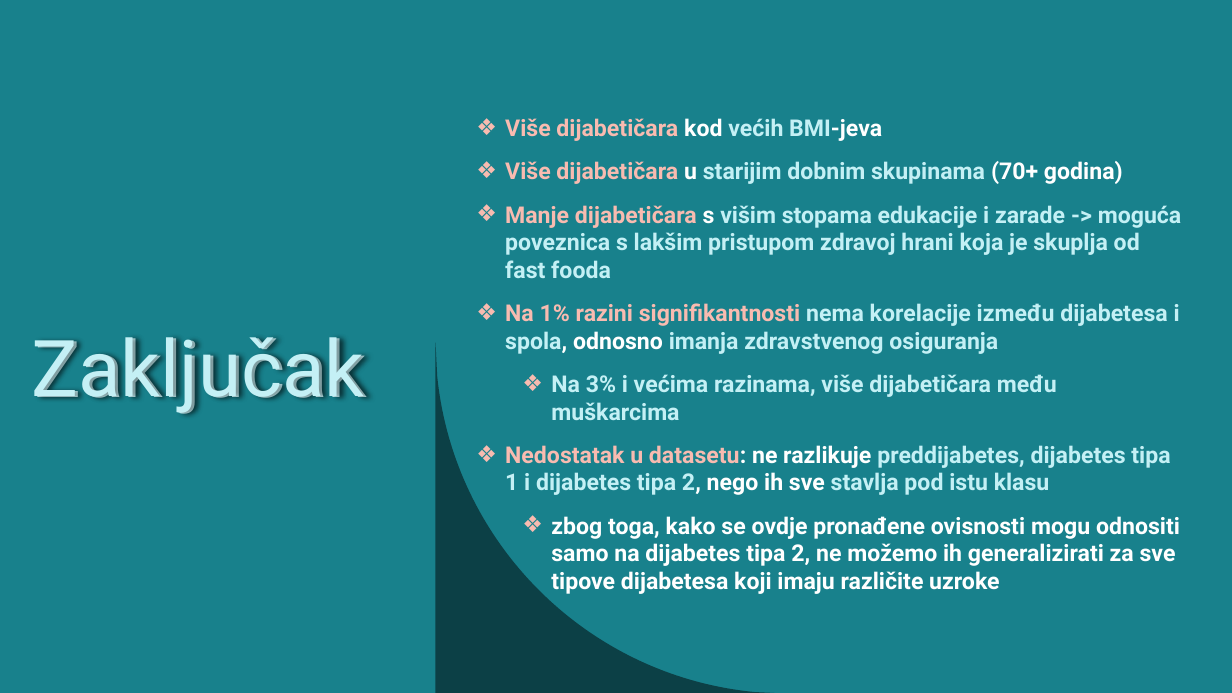
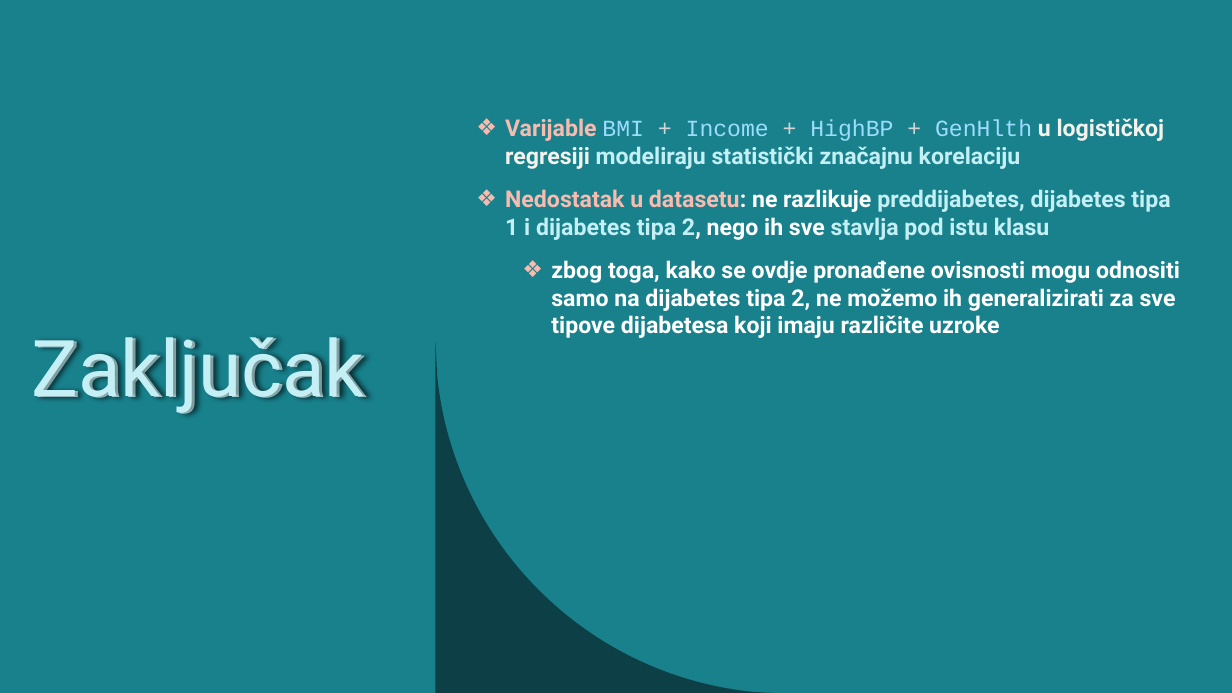
Before and after one commit to jfletcher20/diabetes-health-indicators-analysis, a slide deck: slide 25 of documentation/documentation.pptx. Drawn at 1232x693 pixels with LibreOffice and Linux fonts; fonts in the diff are those of the drawing. Boxes give left, top, right and bottom in pixels: in the first picture for what was removed or moved away, otherwise in the second. Text is boxed around its words. In the diff, an @@ line names an element or a change of style, - is before the commit and + after.

```diff
--- a/documentation/documentation.pptx
+++ b/documentation/documentation.pptx
@@ text at [505, 118, 1165, 169]: text changed @@
-❖ Više dijabetičara kod većih BMI-jeva
-❖ Više dijabetičara u starijim dobnim skupinama (70+ godina)
-❖ Manje dijabetičara s višim stopama edukacije i zarade -> moguća poveznica s lakšim pristupom zdravoj hrani koja je skuplja od fast fooda
-❖ Na 1% razini signifikantnosti nema korelacije između dijabetesa i spola, odnosno imanja zdravstvenog osiguranja
-  ❖ Na 3% i većima razinama, više dijabetičara među muškarcima
+❖ Varijable BMI + Income + HighBP + GenHlth u logističkoj regresiji modeliraju statistički značajnu korelaciju
```
Also in this commit, not shown: 3 other slides changed, 14 slides added, 18 slides removed.
